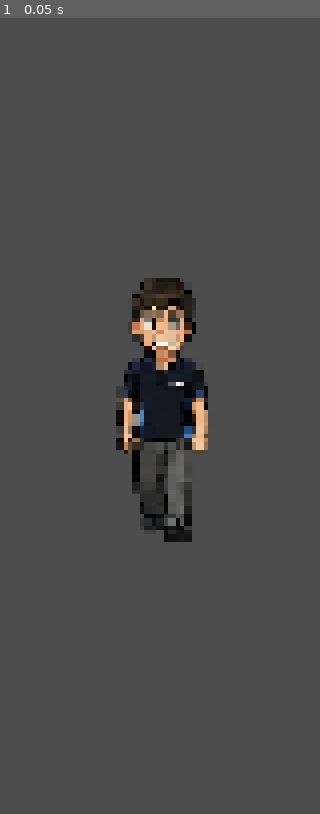
Above: before the commit, frame 1.
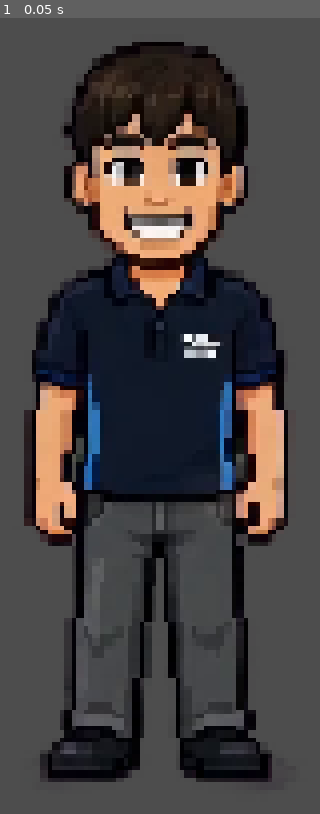
Above: after the commit, the same moment.

Repository: Facudevi/Escape-Room
Game: Godot game, scene res://personajes/Castelli.tscn
Same seed, same stepped clock (60 frames per second), same inputs: the game is played once before the commit and once after it. The project has no main scene, so this scene is started directly.
Inputs:
- Up to frame 1 (0.05 s): no input

The runs differ from the first frame. In frame 1, 44% of the frame differs, in the area x 7-90%, y 3-96%.

Commit message:
Castelli movimientos arriba y abajo

Diff:
--- a/unlocked/personajes/Castelli.tscn
+++ b/unlocked/personajes/Castelli.tscn
@@ -1,20 +1,28 @@
 [gd_scene format=3 uid="uid://c8c80wb6phwa7"]
 
-[ext_resource type="Texture2D" uid="uid://cgktpwp68hr3e" path="res://imagenes/castelli/castelli_adelante.png" id="1_2c1cp"]
+[ext_resource type="Texture2D" uid="uid://bkiq52sfplgvp" path="res://imagenes/castelli/parado.png" id="1_musrp"]
+[ext_resource type="Texture2D" uid="uid://csoligvd6px2d" path="res://imagenes/castelli/movimientos/abajo/ab1.png" id="2_l20er"]
 [ext_resource type="Texture2D" uid="uid://b8m22nwgomvyl" path="res://imagenes/castelli/movimientos/derecha/d1.png" id="2_s8vl1"]
 [ext_resource type="Texture2D" uid="uid://c5yfg81etxmtj" path="res://imagenes/castelli/movimientos/izquierda/iz1.png" id="2_xclkm"]
 [ext_resource type="Texture2D" uid="uid://dbdf034dq3kvo" path="res://imagenes/castelli/movimientos/izquierda/iz6.png" id="3_12ejt"]
+[ext_resource type="Texture2D" uid="uid://b4umt7hql7bdy" path="res://imagenes/castelli/movimientos/abajo/ab2.png" id="3_ppp0o"]
 [ext_resource type="Texture2D" uid="uid://bie81hfmh56e5" path="res://imagenes/castelli/movimientos/derecha/d2.png" id="3_v2j16"]
 [ext_resource type="Texture2D" uid="uid://ijqjybfhfmaf" path="res://imagenes/castelli/movimientos/izquierda/iz7.png" id="4_i1xwm"]
 [ext_resource type="Texture2D" uid="uid://ba6u3fc13h6md" path="res://imagenes/castelli/movimientos/derecha/d3.png" id="4_kbkev"]
+[ext_resource type="Texture2D" uid="uid://csycdb7nasvhv" path="res://imagenes/castelli/movimientos/abajo/ab3.png" id="4_lssm2"]
 [ext_resource type="Texture2D" uid="uid://dchj3j7pstnr3" path="res://imagenes/castelli/movimientos/derecha/d4.png" id="5_2370v"]
 [ext_resource type="Texture2D" uid="uid://buatp83dndxn8" path="res://imagenes/castelli/movimientos/izquierda/iz8.png" id="5_owi52"]
+[ext_resource type="Texture2D" uid="uid://cxw53vak1pxmf" path="res://imagenes/castelli/movimientos/abajo/ab6.png" id="5_vqxq1"]
 [ext_resource type="Texture2D" uid="uid://dhipj1xyp3xeg" path="res://imagenes/castelli/movimientos/izquierda/iz9.png" id="6_0dc0k"]
 [ext_resource type="Texture2D" uid="uid://ct7q3xxxp2ync" path="res://imagenes/castelli/movimientos/derecha/d5.png" id="6_l20er"]
+[ext_resource type="Texture2D" uid="uid://cjtwebfeq03t7" path="res://imagenes/castelli/movimientos/arriba/ar1.png" id="6_musrp"]
 [ext_resource type="Texture2D" uid="uid://dccngp1mfslcu" path="res://imagenes/castelli/movimientos/izquierda/iz10.png" id="7_cfisc"]
+[ext_resource type="Texture2D" uid="uid://v7jdqvem1sua" path="res://imagenes/castelli/movimientos/arriba/ar11.png" id="7_lodqf"]
 [ext_resource type="Texture2D" uid="uid://j5r6rfds8wna" path="res://imagenes/castelli/movimientos/derecha/d6.png" id="7_ppp0o"]
 [ext_resource type="Texture2D" uid="uid://daw1ywfjcxgou" path="res://imagenes/castelli/movimientos/izquierda/iz11.png" id="8_6dlp6"]
+[ext_resource type="Texture2D" uid="uid://cyjo1j8iurulq" path="res://imagenes/castelli/movimientos/arriba/ar2.png" id="8_g6as5"]
 [ext_resource type="Texture2D" uid="uid://xhs18wvsxeoi" path="res://imagenes/castelli/movimientos/derecha/d7.png" id="8_lssm2"]
+[ext_resource type="Texture2D" uid="uid://wygti2h683hj" path="res://imagenes/castelli/movimientos/arriba/ar10.png" id="9_15m38"]
 [ext_resource type="Texture2D" uid="uid://xeuwi220y3aq" path="res://imagenes/castelli/movimientos/izquierda/iz12.png" id="9_155u3"]
 [ext_resource type="Texture2D" uid="uid://vuk3gq4miabb" path="res://imagenes/castelli/movimientos/derecha/d8.png" id="9_vqxq1"]
 [ext_resource type="Texture2D" uid="uid://dl1iqxp7iw407" path="res://imagenes/castelli/movimientos/derecha/d9.png" id="10_musrp"]
@@ -29,7 +37,7 @@
 [ext_resource type="Texture2D" uid="uid://d1vxgurvofrb" path="res://imagenes/castelli/movimientos/izquierda/iz17.png" id="14_s8vl1"]
 
 [sub_resource type="RectangleShape2D" id="RectangleShape2D_kco76"]
-size = Vector2(164, 271)
+size = Vector2(148, 271)
 
 [sub_resource type="Animation" id="Animation_v2j16"]
 length = 0.001
@@ -43,39 +51,15 @@
 "times": PackedFloat32Array(0),
 "transitions": PackedFloat32Array(1),
 "update": 1,
-"values": [ExtResource("1_2c1cp")]
-}
-tracks/1/type = "value"
-tracks/1/imported = false
-tracks/1/enabled = true
-tracks/1/path = NodePath("../Castelli:hframes")
-tracks/1/interp = 1
-tracks/1/loop_wrap = true
-tracks/1/keys = {
-"times": PackedFloat32Array(0),
-"transitions": PackedFloat32Array(1),
-"update": 1,
-"values": [4]
-}
-tracks/2/type = "value"
-tracks/2/imported = false
-tracks/2/enabled = true
-tracks/2/path = NodePath("../Castelli:frame")
-tracks/2/interp = 1
-tracks/2/loop_wrap = true
-tracks/2/keys = {
-"times": PackedFloat32Array(0),
-"transitions": PackedFloat32Array(1),
-"update": 1,
-"values": [0]
-}
-tracks/3/type = "value"
-tracks/3/imported = false
-tracks/3/enabled = true
-tracks/3/path = NodePath("../Castelli:vframes")
-tracks/3/interp = 1
-tracks/3/loop_wrap = true
-tracks/3/keys = {
+"values": [ExtResource("1_musrp")]
+}
+tracks/1/type = "value"
+tracks/1/imported = false
+tracks/1/enabled = true
+tracks/1/path = NodePath("../Castelli:hframes")
+tracks/1/interp = 1
+tracks/1/loop_wrap = true
+tracks/1/keys = {
 "times": PackedFloat32Array(0),
 "transitions": PackedFloat32Array(1),
 "update": 1,
@@ -84,54 +68,59 @@
 
 [sub_resource type="Animation" id="Animation_kbkev"]
 resource_name = "caminar_adelante"
-length = 1.0333333
-loop_mode = 1
-tracks/0/type = "value"
-tracks/0/imported = false
-tracks/0/enabled = true
-tracks/0/path = NodePath("../Castelli:texture")
-tracks/0/interp = 1
-tracks/0/loop_wrap = true
-tracks/0/keys = {
-"times": PackedFloat32Array(0),
-"transitions": PackedFloat32Array(1),
-"update": 1,
-"values": [ExtResource("1_2c1cp")]
-}
-tracks/1/type = "value"
-tracks/1/imported = false
-tracks/1/enabled = true
-tracks/1/path = NodePath("../Castelli:hframes")
-tracks/1/interp = 1
-tracks/1/loop_wrap = true
-tracks/1/keys = {
-"times": PackedFloat32Array(0),
-"transitions": PackedFloat32Array(1),
-"update": 1,
-"values": [4]
-}
-tracks/2/type = "value"
-tracks/2/imported = false
-tracks/2/enabled = true
-tracks/2/path = NodePath("../Castelli:frame")
-tracks/2/interp = 1
-tracks/2/loop_wrap = true
-tracks/2/keys = {
-"times": PackedFloat32Array(0, 0.16666667, 0.33333334, 0.5, 0.6666667, 0.8333333, 1),
-"transitions": PackedFloat32Array(1, 1, 1, 1, 1, 1, 1),
-"update": 1,
-"values": [3, 2, 1, 0, 1, 2, 3]
-}
-tracks/3/type = "value"
-tracks/3/imported = false
-tracks/3/enabled = true
-tracks/3/path = NodePath("../Castelli:vframes")
-tracks/3/interp = 1
-tracks/3/loop_wrap = true
-tracks/3/keys = {
-"times": PackedFloat32Array(0),
-"transitions": PackedFloat32Array(1),
-"update": 1,
+length = 0.8
+loop_mode = 1
+tracks/0/type = "value"
+tracks/0/imported = false
+tracks/0/enabled = true
+tracks/0/path = NodePath("../Castelli:texture")
+tracks/0/interp = 1
+tracks/0/loop_wrap = true
+tracks/0/keys = {
+"times": PackedFloat32Array(0, 0.2, 0.4, 0.6),
+"transitions": PackedFloat32Array(1, 1, 1, 1),
+"update": 0,
+"values": [ExtResource("2_l20er"), ExtResource("3_ppp0o"), ExtResource("4_lssm2"), ExtResource("5_vqxq1")]
+}
+tracks/1/type = "value"
+tracks/1/imported = false
+tracks/1/enabled = true
+tracks/1/path = NodePath("../Castelli:hframes")
+tracks/1/interp = 1
+tracks/1/loop_wrap = true
+tracks/1/keys = {
+"times": PackedFloat32Array(0),
+"transitions": PackedFloat32Array(1),
+"update": 0,
+"values": [1]
+}
+
+[sub_resource type="Animation" id="Animation_fdqdk"]
+resource_name = "caminar_arriba"
+length = 0.6666667
+loop_mode = 1
+tracks/0/type = "value"
+tracks/0/imported = false
+tracks/0/enabled = true
+tracks/0/path = NodePath("../Castelli:texture")
+tracks/0/interp = 1
+tracks/0/loop_wrap = true
+tracks/0/keys = {
+"times": PackedFloat32Array(0, 0.16666667, 0.33333334, 0.5),
+"transitions": PackedFloat32Array(1, 1, 1, 1),
+"update": 0,
+"values": [ExtResource("6_musrp"), ExtResource("8_g6as5"), ExtResource("7_lodqf"), ExtResource("9_15m38")]
+}
+tracks/1/type = "value"
+tracks/1/imported = false
+tracks/1/enabled = true
+tracks/1/path = NodePath("../Castelli:hframes")
+tracks/1/interp = 1
+tracks/1/loop_wrap = true
+tracks/1/keys = {
+"times": PackedFloat32Array(0),
+"transitions": PackedFloat32Array(1),
+"update": 0,
 "values": [1]
 }
 
@@ -148,8 +137,20 @@
 tracks/0/keys = {
 "times": PackedFloat32Array(0, 0.13333333, 0.26666665, 0.39999998, 0.53333336, 0.6666667, 0.8, 0.93333334, 1.0666667, 1.2, 1.3333334, 1.4666667, 1.6),
 "transitions": PackedFloat32Array(1, 1, 1, 1, 1, 1, 1, 1, 1, 1, 1, 1, 1),
-"update": 1,
+"update": 0,
 "values": [ExtResource("2_s8vl1"), ExtResource("3_v2j16"), ExtResource("4_kbkev"), ExtResource("5_2370v"), ExtResource( …(208 unchanged characters)…
+}
+tracks/1/type = "value"
+tracks/1/imported = false
+tracks/1/enabled = true
+tracks/1/path = NodePath("../Castelli:hframes")
+tracks/1/interp = 1
+tracks/1/loop_wrap = true
+tracks/1/keys = {
+"times": PackedFloat32Array(0),
+"transitions": PackedFloat32Array(1),
+"update": 0,
+"values": [1]
 }
 
 [sub_resource type="Animation" id="Animation_2370v"]
@@ -159,32 +160,33 @@
 tracks/0/type = "value"
 tracks/0/imported = false
 tracks/0/enabled = true
-tracks/0/path = NodePath("../Castelli:texture")
-tracks/0/interp = 1
-tracks/0/loop_wrap = true
-tracks/0/keys = {
+tracks/0/path = NodePath("../Castelli:hframes")
+tracks/0/interp = 1
+tracks/0/loop_wrap = true
+tracks/0/keys = {
+"times": PackedFloat32Array(0),
+"transitions": PackedFloat32Array(1),
+"update": 0,
+"values": [1]
+}
+tracks/1/type = "value"
+tracks/1/imported = false
+tracks/1/enabled = true
+tracks/1/path = NodePath("../Castelli:texture")
+tracks/1/interp = 1
+tracks/1/loop_wrap = true
+tracks/1/keys = {
 "times": PackedFloat32Array(0, 0.13333334, 0.26666668, 0.4, 0.53333336, 0.6666667, 0.8, 0.93333334, 1.0666667, 1.2, 1.3333334, 1.4666667, 1.6),
 "transitions": PackedFloat32Array(1, 1, 1, 1, 1, 1, 1, 1, 1, 1, 1, 1, 1),
-"update": 1,
+"update": 0,
 "values": [ExtResource("2_xclkm"), ExtResource("3_12ejt"), ExtResource("4_i1xwm"), ExtResource("5_owi52"), ExtResource( …(208 unchanged characters)…
-}
-tracks/1/type = "value"
-tracks/1/imported = false
-tracks/1/enabled = true
-tracks/1/path = NodePath("../Castelli:hframes")
-tracks/1/interp = 1
-tracks/1/loop_wrap = true
-tracks/1/keys = {
-"times": PackedFloat32Array(0),
-"transitions": PackedFloat32Array(1),
-"update": 1,
-"values": [1]
 }
 
 [sub_resource type="AnimationLibrary" id="AnimationLibrary_l20er"]
 _data = {
 &"RESET": SubResource("Animation_v2j16"),
-&"caminar_adelante": SubResource("Animation_kbkev"),
+&"caminar_abajo": SubResource("Animation_kbkev"),
+&"caminar_arriba": SubResource("Animation_fdqdk"),
 &"caminar_derecha": SubResource("Animation_dtixb"),
 &"caminar_izquierda": SubResource("Animation_2370v")
 }
@@ -192,13 +194,12 @@
 [node name="Castelli" type="CharacterBody2D" unique_id=584961323]
 
 [node name="Castelli" type="Sprite2D" parent="." unique_id=1618330355]
-position = Vector2(623, 275.7668)
+position = Vector2(618, 275.7668)
 scale = Vector2(0.4028777, 0.4034369)
-texture = ExtResource("1_2c1cp")
-hframes = 4
+texture = ExtResource("1_musrp")
 
 [node name="CollisionShape2D" type="CollisionShape2D" parent="." unique_id=814683250]
-position = Vector2(618, 275)
+position = Vector2(616, 275)
 shape = SubResource("RectangleShape2D_kco76")
 
 [node name="AnimationPlayer" type="AnimationPlayer" parent="." unique_id=453633068]
Binary file removed: unlocked/imagenes/castelli/castelli_adelante.png
Binary file removed: unlocked/imagenes/castelli/castelli_atras.png
Not shown, changed: unlocked/imagenes/castelli/movimientos/abajo/ab1.png.import
Not shown, added: unlocked/imagenes/castelli/movimientos/abajo/ab2.png.import
Not shown, added: unlocked/imagenes/castelli/movimientos/abajo/ab3.png.import
Binary file removed: unlocked/imagenes/castelli/movimientos/abajo/ab4.png
Binary file removed: unlocked/imagenes/castelli/movimientos/abajo/ab5.png
Binary file changed: unlocked/imagenes/castelli/movimientos/abajo/ab6.png
Not shown, added: unlocked/imagenes/castelli/movimientos/abajo/ab6.png.import
Binary file removed: unlocked/imagenes/castelli/movimientos/abajo/ab7.png
Binary file added: unlocked/imagenes/castelli/movimientos/arriba/ar1.png
Not shown, added: unlocked/imagenes/castelli/movimientos/arriba/ar1.png.import
(and 7 more such lines)
